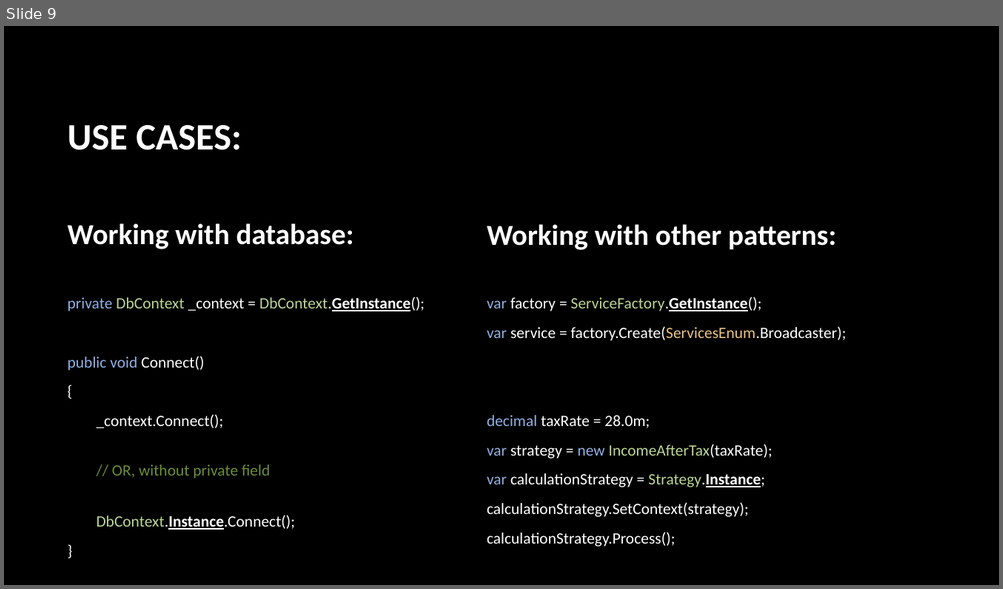
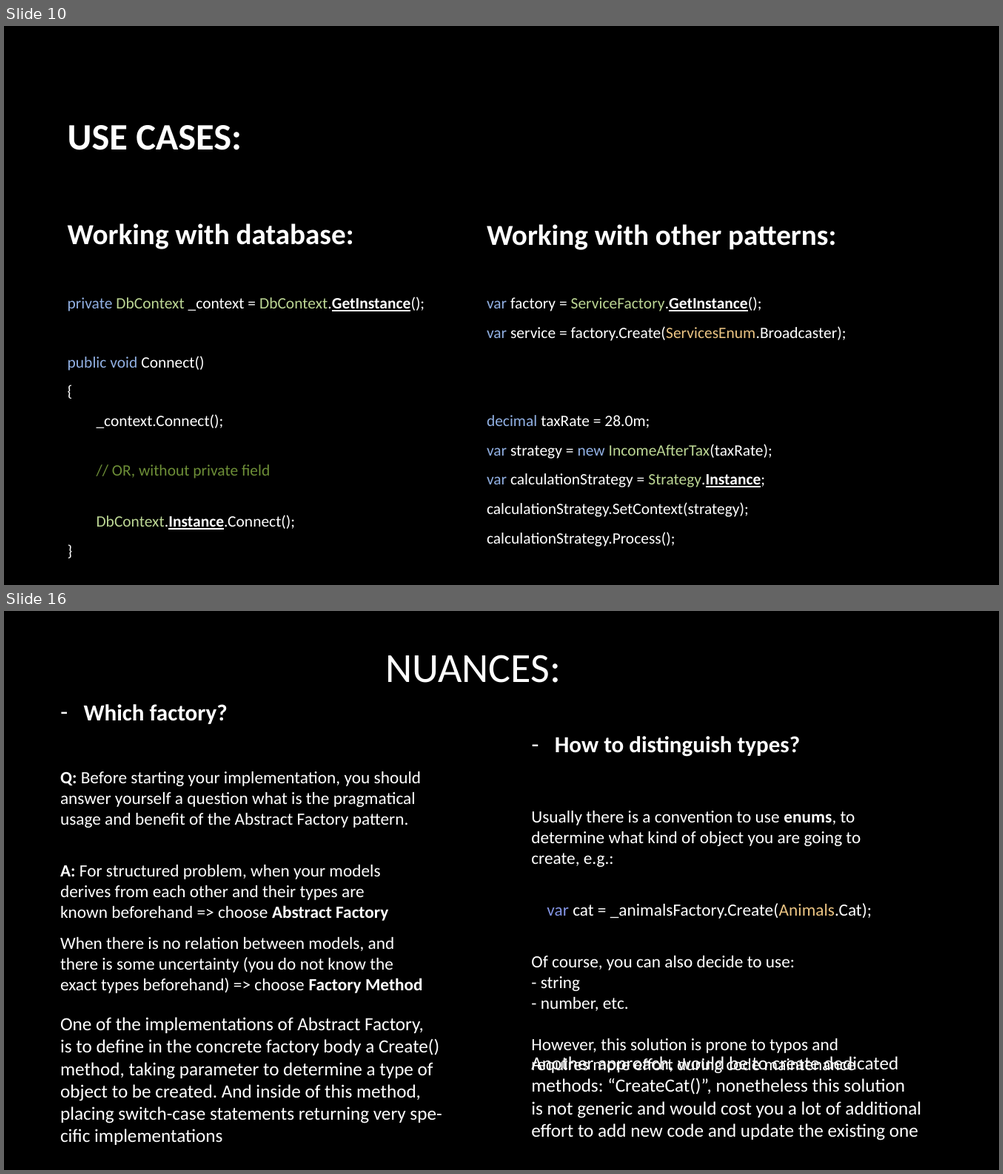
Before and after one commit to Thomas-M-Krystyan/ProgrammingWorkshops_DesignPatterns, a slide deck: Documentation/Design Patterns.pptx. Shown one above the other, each under a label of ours: slide 9 before the commit, slides 10 and 16 after it; the slides between them are not shown. The pictures are 1003x589 and 1003x1174 pixels, drawn with LibreOffice and Linux fonts; fonts in the diff are those of the drawing; background and template pictures are left out. Boxes give left, top, right and bottom in pixels: in the first picture for what was removed or moved away, otherwise in the second. Text is boxed around its words. In the diff, an @@ line names an element or a change of style, - is before the commit and + after.

```diff
--- a/Documentation/Design Patterns.pptx
+++ b/Documentation/Design Patterns.pptx
@@ slide 16 added at [4, 611, 999, 1170], background picture (left out) @@
@@ title added at [386, 655, 560, 683], 40 pt, text #FFFFFF @@
+NUANCES:
@@ text added at [60, 704, 421, 973], 16.6 pt, text #FFFFFF @@
+– Which factory?
+Q: Before starting your implementation, you should
+answer yourself a question what is the pragmatical
+usage and benefit of the Abstract Factory pattern.
+A: For structured problem, when your models
+derives from each other and their types are
+known beforehand => choose Abstract Factory
+When there is no relation between models, and
+there is some uncertainty (you do not know the
+exact types beforehand) => choose Factory Method
@@ text added at [531, 736, 871, 1073], 16.6 pt, text #FFFFFF @@
+– How to distinguish types?
+Usually there is a convention to use enums, to
+determine what kind of object you are going to
+create, e.g.:
+var cat = _animalsFactory.Create(Animals.Cat);
+Of course, you can also decide to use:
+- string
+- number, etc.
+However, this solution is prone to typos and
+requires more effort during code maintenance
@@ text added at [60, 1017, 441, 1145], 18 pt, text #FFFFFF @@
+One of the implementations of Abstract Factory,
+is to define in the concrete factory body a Create()
+method, taking parameter to determine a type of
+object to be created. And inside of this method,
+placing switch-case statements returning very spe-
+cific implementations
@@ text added at [531, 1056, 921, 1141], 18 pt, text #FFFFFF @@
+Another approach, would be to create dedicated
+methods: “CreateCat()”, nonetheless this solution
+is not generic and would cost you a lot of additional
+effort to add new code and update the existing one
@@ what was slide 9 is now slide 10 @@
```
Also in this commit, not shown: 2 slides changed, 6 other slides added.
